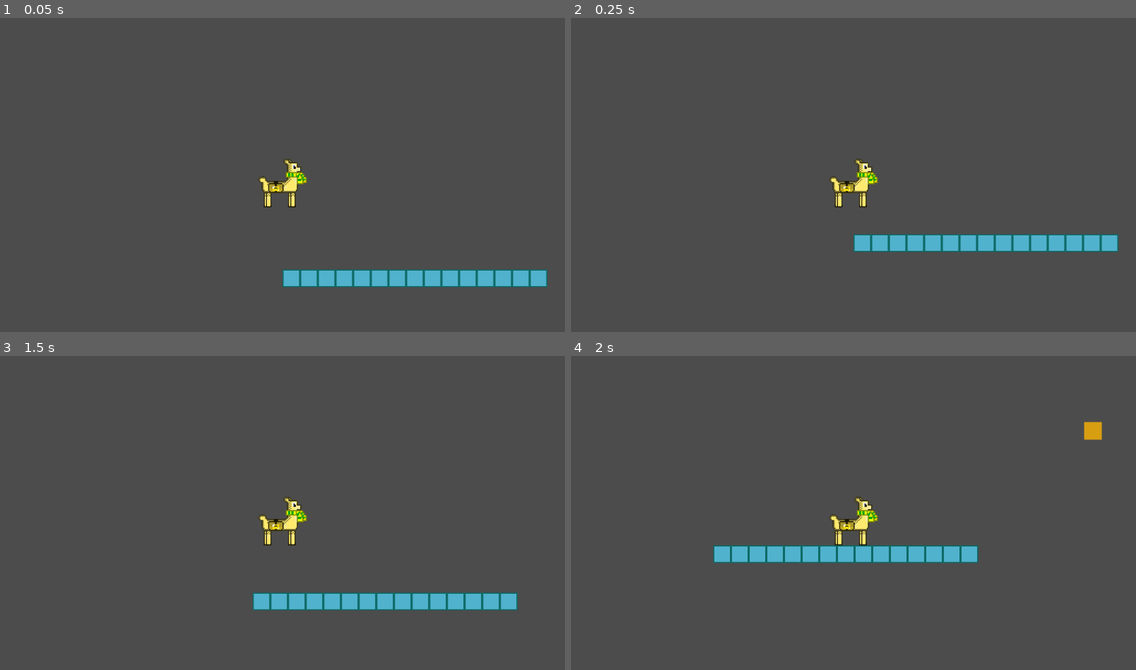
Above: before the commit, frames 1-4 (two rows, left to right).
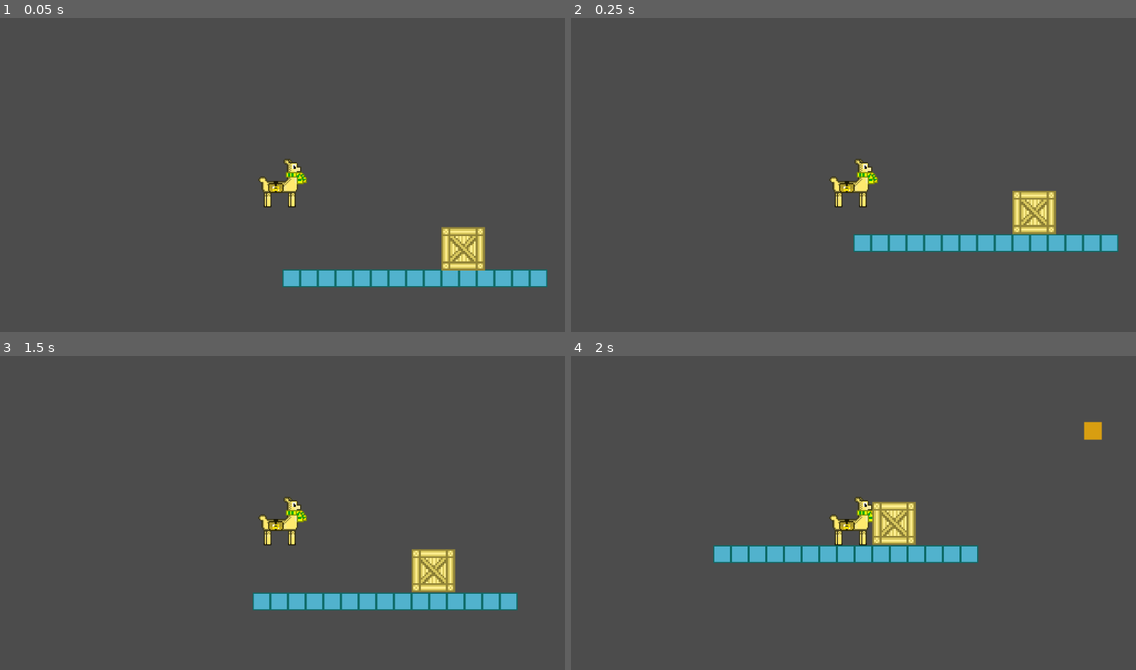
Above: after the commit, the same moments.

Repository: LeoDog896/Llama-Zips
Game: Godot game, scene res://Templates/LevelTemplate.tscn
Same seed, same stepped clock (60 frames per second), same inputs: the game is played once before the commit and once after it.
Inputs (mouse positions are in pixels of both pictures, inside the frame that each line leads up to):
- Up to frame 1 (0.05 s): no input
- Up to frame 2 (0.25 s): no input
- Up to frame 3 (1.5 s): tap Enter at 0.5 s; move the mouse to (406, 503) at 0.52 s; hold Right (ui_right) from 0.53 s (still down); tap Tab (grapple) at 0.6, 1.35 s; tap Space (jump) at 0.77 s; move the mouse to (169, 538) at 1.27 s
- Up to frame 4 (2 s): keep holding Right (ui_right); tap Space (jump) at 1.52 s

The runs differ from the first frame. In frame 1, 1.1% of the frame differs, in the area x 78-86%, y 66-81%; in frame 2, 1.1%; in frame 3, 1.1%; in frame 4, 1.1%.

Commit message:
Made crate

Diff:
--- a/Templates/LevelTemplate.tscn
+++ b/Templates/LevelTemplate.tscn
@@ -1,8 +1,9 @@
-[gd_scene load_steps=8 format=2]
+[gd_scene load_steps=9 format=2]
 
 [ext_resource path="res://Utils/Player.tscn" type="PackedScene" id=1]
 [ext_resource path="res://tile.png" type="Texture" id=2]
 [ext_resource path="res://goldtile.png" type="Texture" id=3]
+[ext_resource path="res://Utils/crate.tscn" type="PackedScene" id=4]
 
 [sub_resource type="ConvexPolygonShape2D" id=1]
 points = PoolVector2Array( 0, 0, 32, 0, 32, 32, 0, 32 )
@@ -70,3 +71,6 @@
 cell_clip_uv = true
 format = 1
 tile_data = PoolIntArray( -131051, 1, 0, 327680, 0, 0, 327681, 0, 0, 327682, 0, 0, 327683, 0, 0, 327684, 0, 0, 327685,  …(328 unchanged characters)…
+
+[node name="RigidBody2D" parent="." instance=ExtResource( 4 )]
+position = Vector2( 327.267, 124.673 )
--- /dev/null
+++ b/Utils/crate.tscn
@@ -0,0 +1,17 @@
+[gd_scene load_steps=3 format=2]
+
+[ext_resource path="res://Crate.png" type="Texture" id=1]
+
+[sub_resource type="RectangleShape2D" id=1]
+extents = Vector2( 39.6088, 39.2208 )
+
+[node name="RigidBody2D" type="RigidBody2D"]
+
+[node name="Sprite" type="Sprite" parent="."]
+position = Vector2( 0.0519257, 0.896072 )
+scale = Vector2( 3.27269, 3.27269 )
+texture = ExtResource( 1 )
+
+[node name="CollisionShape2D" type="CollisionShape2D" parent="."]
+position = Vector2( 0, 2 )
+shape = SubResource( 1 )
